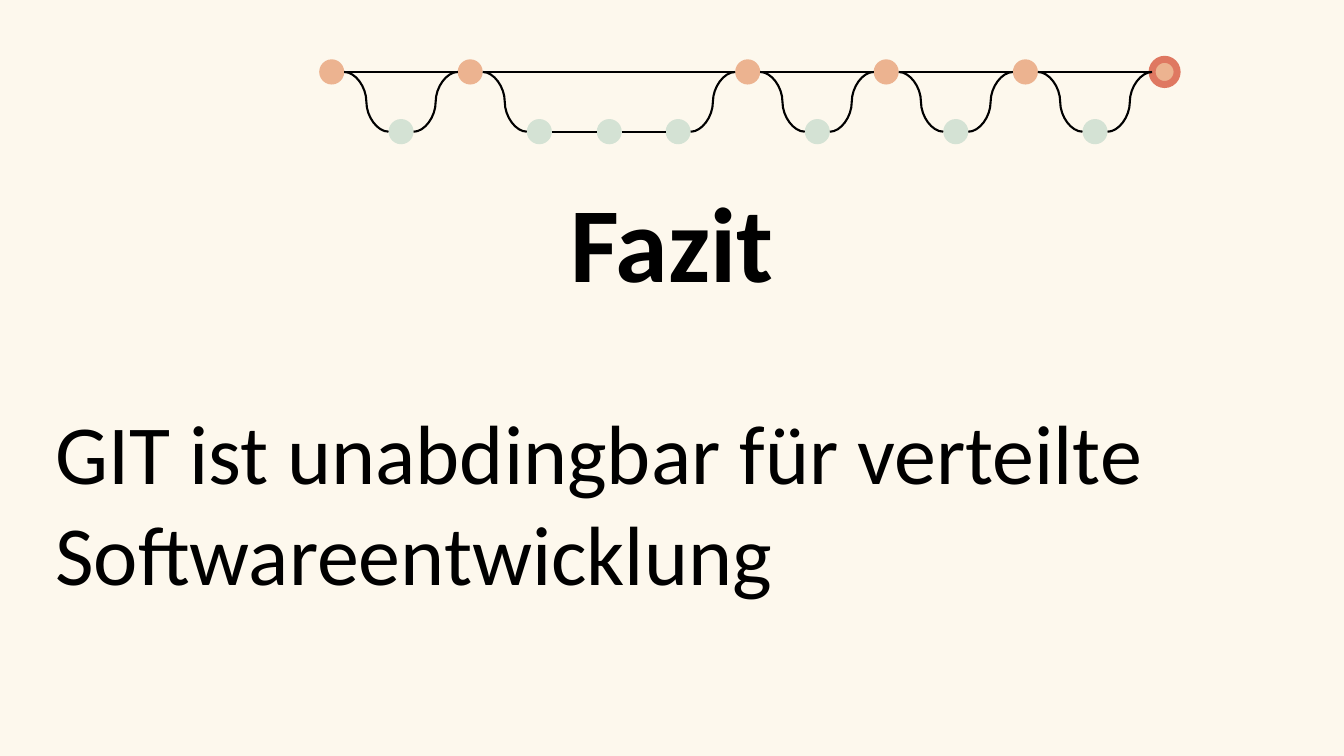
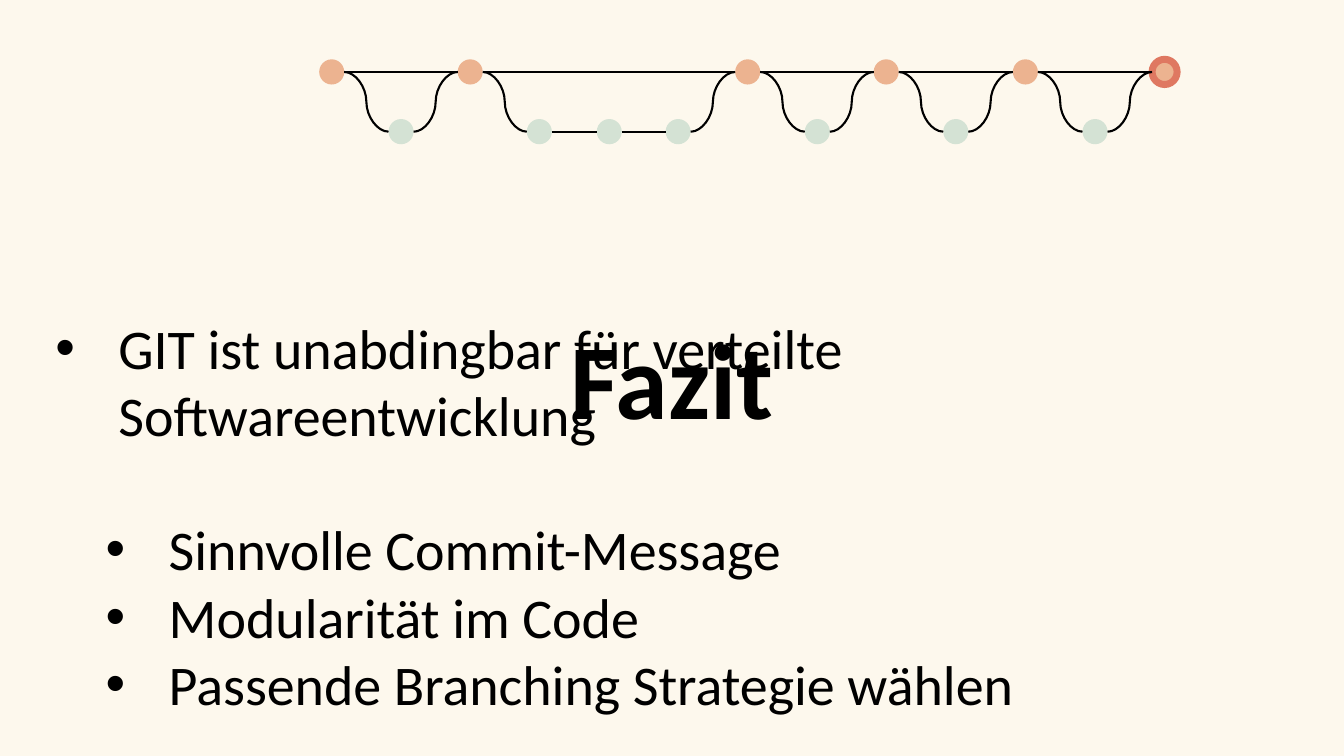
Before and after one commit to coloph0nius/SWEN, a slide deck: slide 13 of GITDesign.pptx (slide 26 before the commit). Drawn at 1344x756 pixels with LibreOffice and Linux fonts; fonts in the diff are those of the drawing; background and template pictures are left out. Boxes give left, top, right and bottom in pixels: in the first picture for what was removed or moved away, otherwise in the second. Text is boxed around its words. In the diff, an @@ line names an element or a change of style, - is before the commit and + after.

```diff
--- a/GITDesign.pptx
+++ b/GITDesign.pptx
@@ text "GIT ist unabdingbar für verteilte ..." moved from (x1=55, y1=425, x2=1142, y2=600) to (x1=118, y1=330, x2=1013, y2=715) @@
@@ text "Fazit" rewrapped from (x1=570, y1=207, x2=773, y2=283) to (x1=570, y1=331, x2=773, y2=444) @@
@@ text at (x1=118, y1=330, x2=843, y2=446): size 60 to 40 pt in "GIT ist unabdingbar für verteilte Softwareentwicklung"; bullet none to • @@
@@ text at (x1=169, y1=531, x2=1013, y2=715): paragraphs added @@
+  • Sinnvolle Commit-Message
+  • Modularität im Code
+  • Passende Branching Strategie wählen
```
Also in this commit, not shown: 9 other slides changed, 14 slides removed.
